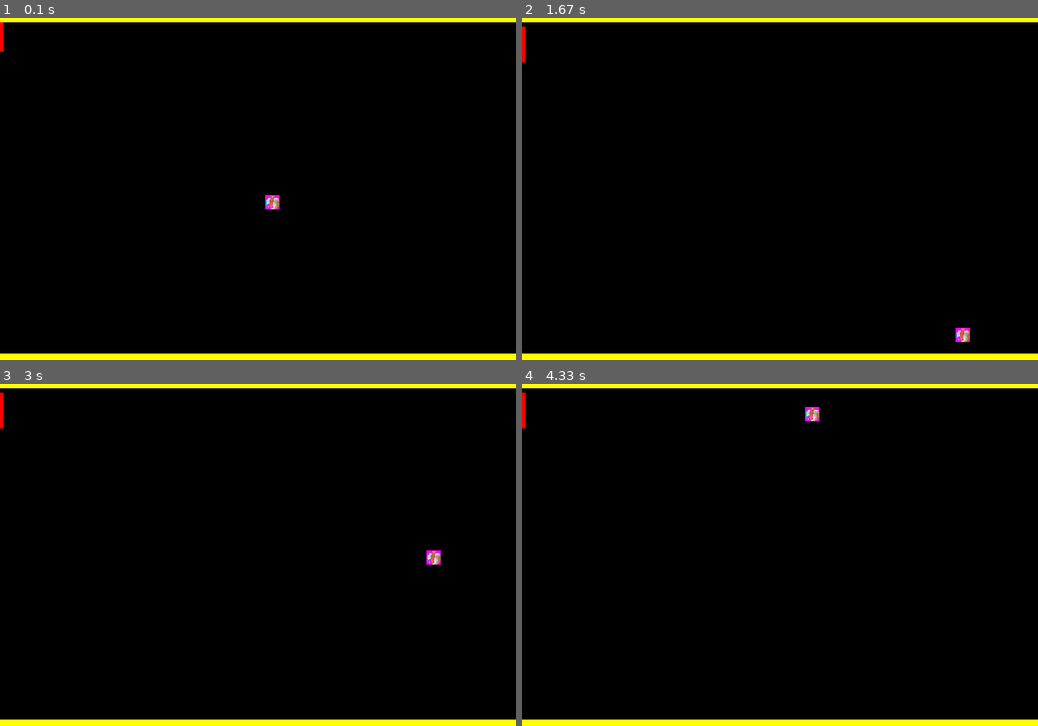
Above: before the commit, frames 1-4 (two rows, left to right).
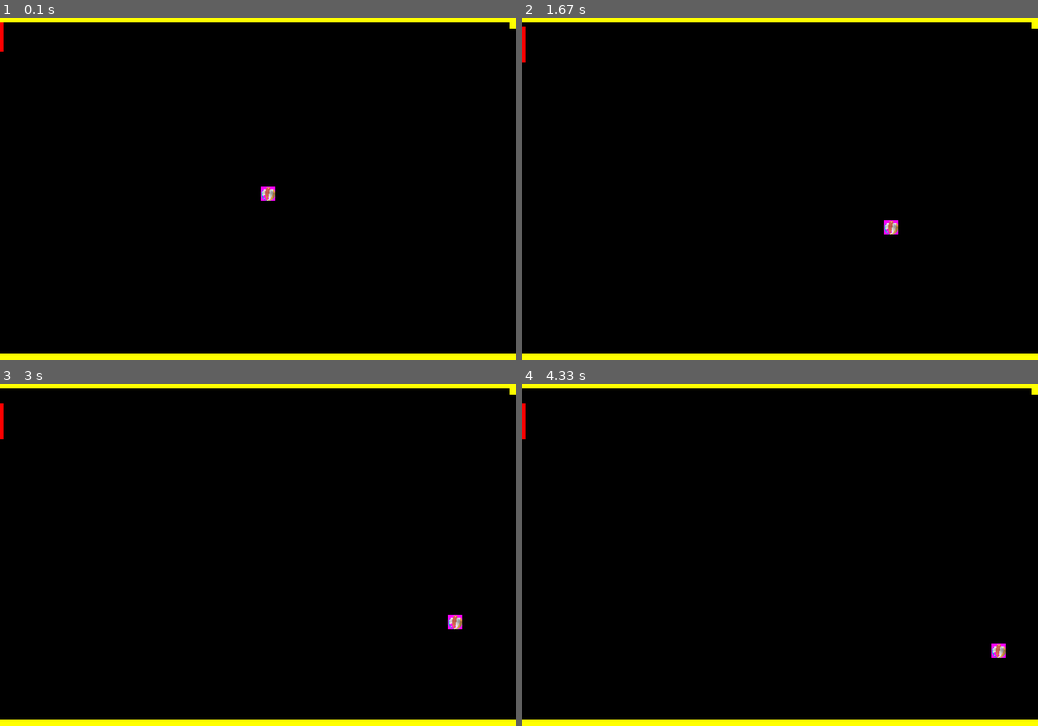
Above: after the commit, the same moments.

Repository: french-dev-tool/pygame_tute
Game: pygame game, started from pong/__main__.py
The game is run twice, just before and just after one commit, with the same random seed, the same clock (stepped at 60 frames per second) and the same inputs.
Inputs:
- Up to frame 1 (0.1 s): no input
- Up to frame 2 (1.67 s): hold W 0.33-0.8 s; hold S 0.83-1.3 s; hold W from 1.33 s (still down)
- Up to frame 3 (3 s): release W at 1.7 s; hold S 1.73-2.1 s; hold W 2.13-2.43 s; hold S 2.47-2.77 s; hold W from 2.8 s (still down)
- Up to frame 4 (4.33 s): release W at 3.17 s; hold S 3.2-3.57 s; hold W 3.6-3.9 s; hold S 3.93-4.23 s; hold W from 4.27 s (still down)

The runs differ from the first frame. In frame 1, 0.2% of the frame differs, in the area x 50-100%, y 1-56%; in frame 2, 0.3%; in frame 3, 0.3%, in the area x 0-100%, y 1-72%; in frame 4, 0.3%.

Commit message:
Add functionality to update score
    - Also implement collisions between ball and paddle

Diff:
--- a/pong/__main__.py
+++ b/pong/__main__.py
@@ -6,22 +6,27 @@
 import pygame.locals
 # from pygame import locals as pygame_locals
 # pylint: disable=no-name-in-module
-from pygame.constants import QUIT, KEYDOWN
+from pygame.constants import QUIT, KEYDOWN, KEYUP
 # pylint: enable=no-name-in-module
 
-from utils.constants import BOARD_HEIGHT, BOARD_WIDTH, BOARD_EDGE_MULTIPLIER, FPS
+from utils.constants import (
+    BOARD_HEIGHT,
+    BOARD_WIDTH,
+    BOARD_EDGE_MULTIPLIER,
+    BORDER_THICKNESS,
+    FPS
+)
 from paddle.paddle import Paddle
 from board.board import Board
 from ball.ball import Ball
 
-border_width = math.floor(BOARD_EDGE_MULTIPLIER * BOARD_HEIGHT)
 border_color = pygame.Color("yellow")
-player_one_color = pygame.Color("red")
+player_color = pygame.Color("red")
 player_two_color = pygame.Color("blue")
 
 
-def main():
-    """Handles all logic associated with playing the game solo or with an opponent
+def setup():
+    """Sets up the game for playing and initialises objects
     """
     print('Initialising...')
     # Setup pygame before creating all of our objects
@@ -31,32 +36,22 @@
     clock = pygame.time.Clock()
 
     screen = pygame.display.set_mode((BOARD_WIDTH, BOARD_HEIGHT))
-    border_t = pygame.draw.rect(screen, border_color,
-                                pygame.Rect((0, 0, BOARD_WIDTH, border_width)))
-
-    border_b_top_left = BOARD_HEIGHT - border_width
-    border_b = pygame.draw.rect(screen, border_color,
-                                pygame.Rect((0, border_b_top_left,
-                                             BOARD_WIDTH, border_width)))
+    player = Paddle(player_color)
+    ball = Ball()
 
     pygame.display.flip()
+    board = Board(screen=screen,
+                  player=player,
+                  ball=ball)
+    board.draw()
+    return board, clock
 
-    player_one = Paddle(1, player_one_color)
-    player_two = Paddle(2, player_two_color)
-    ball = Ball()
-    board = Board(screen,
-                  BOARD_HEIGHT,
-                  BOARD_WIDTH,
-                  border_t,
-                  border_b,
-                  player_one,
-                  player_two,
-                  ball)
 
-    print(player_one, board, ball)
-    board.draw()
-
-    # Main game loop
+def main():
+    """Handles all logic associated with playing the game solo or with an opponent
+    """
+    board, clock = setup()
+    # Main loop
     while True:
         ms_elapsed = clock.tick(FPS)
         for event in pygame.event.get():
@@ -64,12 +59,18 @@
                 # pylint: disable=no-member
                 pygame.quit()
                 # pylint: enable=no-member
-            if event.type == KEYDOWN:
+            elif event.type == KEYDOWN:
                 key = event.key
+                if key is pygame.locals.K_s:
+                    board.player.move_paddle(1)
                 if key is pygame.locals.K_w:
-                    player_one.move_paddle(0, 15)
+                    board.player.move_paddle(-1)
+            elif event.type == KEYUP:
+                key = event.key
                 if key is pygame.locals.K_s:
-                    player_one.move_paddle(1, 15)
+                    board.player.move_paddle(1)
+                if key is pygame.locals.K_w:
+                    board.player.move_paddle(-1)
         board.draw()
 
 
--- a/pong/ball/ball.py
+++ b/pong/ball/ball.py
@@ -10,7 +10,8 @@
     INITIAL_BALL_SPEED,
     INITIAL_BALL_POS,
     BOARD_WIDTH,
-    BOARD_HEIGHT
+    BOARD_HEIGHT,
+    BORDER_THICKNESS
 )
 
 
@@ -22,32 +23,37 @@
     def __init__(self):
         """Initialises the ball at x, y (0, 0), speed of (0, 0), and a
         radius of INITIAL_BALL_RAD pixels
+        Args:
+            board (board): The palying board that the ball belongs to
         """
+
         self.coords = INITIAL_BALL_POS
         self.diameter = 2 * INITIAL_BALL_RAD
-        self.speed = (5, 5)  # INITIAL_BALL_SPEED
+        self.speed = INITIAL_BALL_SPEED
         # V: 1 for down, -1 for up; H: 1 for right, -1 for left
         self.direction = {'V': 1, 'H': 1}
         self.color = (255, 0, 255)
         self.image = pygame.transform.scale(pygame.image.load(
-            join(abspath(getcwd()), 'pong', 'images', 'intro_ball.gif')).convert(),
-            (self.diameter, self.diameter))
+                        join(abspath(getcwd()), 'pong', 'images', 'intro_ball.gif')).convert(),
+                                            (self.diameter, self.diameter))
 
     def update(self):
         """Updates the position of the ball, and handles the logic for when
         the ball collides with the edges of the board
+
+        Reverses the direction when the ball's exceeds or meets the borders
+        or the bounds of the board either left or right, or up or down
         """
         old_coords = self.coords
         # Handle the horizontal movement of the ball
         if old_coords[0] + self.diameter >= BOARD_WIDTH or old_coords[0] <= 0:
             # Reverse the direction when we exceed or meet the bounds of the
-            # board either left or right
+            # board either left or right, or up or down
             self.direction['H'] = -(self.direction['H'])
 
         # Handle the vertical movement of the ball
-        if old_coords[1] + self.diameter >= BOARD_HEIGHT or old_coords[1] <= 0:
-            # Reverse the direction when we exceed or meet the bounds of the
-            # board either left or right
+        if (old_coords[1] + self.diameter >= BOARD_HEIGHT - BORDER_THICKNESS
+                or old_coords[1] <= 0 + BORDER_THICKNESS):
             self.direction['V'] = -(self.direction['V'])
 
         new_coords = (old_coords[0] + self.direction['H'] *
@@ -56,13 +62,19 @@
                       self.speed[1])
         self.coords = new_coords
 
+    def reverse_horizontal_direction(self):
+        """Reverses the ball's horizontal direction
+        """
+        self.direction['H'] = -(self.direction['H'])
+
     def get_image(self):
-        """Returns the pygame image object of the ball
+        """Returns a pygame image object of the ball
         """
         return self.image
 
     def get_rect(self):
-        """Returns a pygame Rect object at the currect positon and size of the ball
+        """Returns a pygame Rect object at the current positon and
+        size of the ball
         """
         ball_rect = pygame.Rect((self.coords), (self.diameter, self.diameter))
         return ball_rect
--- a/pong/board/board.py
+++ b/pong/board/board.py
@@ -1,56 +1,61 @@
 """Board class of the pong game
 """
 import pygame
+from utils.constants import BOARD_WIDTH, BOARD_HEIGHT, BORDER_THICKNESS
 
+border_color = pygame.Color("yellow")
+border_b_origin = (0, BOARD_HEIGHT - BORDER_THICKNESS)
+border_r_origin = (BOARD_WIDTH - BORDER_THICKNESS, 0 + BORDER_THICKNESS)
 
 class Board:
     """Board for the player or players to play on as a surface"""
 
-    def __init__(self, screen, height, width, border_t, border_b, player_one, player_two, ball):
+    def __init__(self, screen, player, ball):
         """Initialise the board with height and width specified in utils.constants"""
         self.screen = screen
-        self.height = height
-        self.width = width
-        self.border_t = border_t
-        self.border_b = border_b
-        self.player_one = player_one
-        self.player_two = player_two
-        if player_two is None:
-            self.player_count = 1
-        else:
-            self.player_count = 2
+        self.height = screen.get_height()
+        self.width = screen.get_width()
+        self.borders = {
+            't': pygame.draw.rect(self.screen, border_color,
+                                  pygame.Rect((0, 0),
+                                              (BOARD_WIDTH, BORDER_THICKNESS))),
+            'b': pygame.draw.rect(self.screen, border_color,
+                                  pygame.Rect(border_b_origin,
+                                              (BOARD_WIDTH, BORDER_THICKNESS))),
+            'r': pygame.draw.rect(self.screen, border_color,
+                                  pygame.Rect(border_r_origin,
+                                              (BOARD_HEIGHT - BORDER_THICKNESS,
+                                               BORDER_THICKNESS)))
+        }
+        self.player = player
         self.ball = ball
 
-    def update_score(self, ball_collided_with):
-        """Update the score of the paddle that opposes the side of the board
-        that the ball collides with
+    def determine_collision(self):
+        """Returns true if the ball collides with the paddle
         """
-        if ball_collided_with == 'left_wall':
-            # update right paddle
-            self.player_two.score = self.player_two.score + 1
-
-        else:
-            # update left paddle
-            self.player_one.score = self.player_one.score + 1
+        return self.player.get_rect().colliderect(self.ball.get_rect())
 
     def draw(self):
         """Draw the board, with paddles and ball
         """
         bg_color = pygame.Color("black")
-
         self.screen.fill(bg_color)
 
-        player_one_rect = self.player_one.get_rect()
+        player_rect = self.player.get_rect()
 
         self.ball.update()
         ball_rect = self.ball.get_rect()
 
-        pygame.draw.rect(self.screen, self.player_one.color, player_one_rect)
-        pygame.draw.rect(self.screen, pygame.Color("yellow"), self.border_t)
-        pygame.draw.rect(self.screen, pygame.Color("yellow"), self.border_b)
+        if self.determine_collision():
+            self.ball.reverse_horizontal_direction()
+            self.player.increment_score()
+
+        pygame.draw.rect(self.screen, self.player.color, player_rect)
+        pygame.draw.rect(self.screen, pygame.Color("yellow"), self.borders['t'])
+        pygame.draw.rect(self.screen, pygame.Color("yellow"), self.borders['b'])
+        pygame.draw.rect(self.screen, pygame.Color("yellow"), self.borders['r'])
 
         pygame.draw.rect(self.screen, self.ball.color, ball_rect)
-        # Blit the ball image on the ball rect
         self.screen.blit(self.ball.get_image(), ball_rect)
 
         pygame.display.flip()
--- a/pong/paddle/paddle.py
+++ b/pong/paddle/paddle.py
@@ -1,38 +1,41 @@
 """Creates and handles the logic for the Paddle class
 """
 import pygame
-from utils.constants import BOARD_WIDTH
-
+from utils.constants import BOARD_HEIGHT, BORDER_THICKNESS
 
 class Paddle:
     """Paddle for the player to hit the ball with.
 
-    Initialises the paddle at [0, 0] width a set width and height,
+    Initialises the paddle at (0, 0), with a set width and height,
     then returns the newly created object
     """
 
-    def __init__(self, player, color):
-        """Initialises the paddle at [0,0] with a starting width and height, and keeps
-        track of the player's current score
+    def __init__(self, color):
+        """Initialises the paddle at (0,0) with a starting width and height,
+        and keeps track of the player's current score
         """
         self.width = 5
         self.height = 50
-        if player == 1:
-            self.coords = [0, 0]
-        else:
-            self.coords = [BOARD_WIDTH - self.width, 0]
+        self.speed = 15
+        self.coords = (0, 0)
         self.score = 0
         self.color = color
 
-    def move_paddle(self, direction, distance):
-        """Moves the paddle some distance in the vertical axis as long as the paddle is
-        within the bounds of the board
+    def increment_score(self):
+        """Increments the player's score by one
         """
-        # + direction is downward, - direction is upward
-        if direction == 0:
-            self.coords[1] = self.coords[1] + distance
-        else:
-            self.coords[1] = self.coords[1] - distance
+        self.score = self.score + 1
+        print(self.score)
+
+    def move_paddle(self, direction):
+        """Moves the paddle some distance in the vertical axis as long as
+        the paddle is within the bounds of the board
+        """
+        old_coords = self.coords
+        # Update the position of the paddle when new pos is valid
+        new_coords = (old_coords[0], old_coords[1] + direction * self.speed)
+        if 0 + BORDER_THICKNESS < new_coords[1] and new_coords[1] + self.height < BOARD_HEIGHT - BORDER_THICKNESS:
+            self.coords = new_coords
 
     def get_rect(self):
         """Gets the paddle's current Rect.
--- a/pong/utils/constants.py
+++ b/pong/utils/constants.py
@@ -5,9 +5,10 @@
 
 BOARD_HEIGHT = 480
 BOARD_WIDTH = 720
-BOARD_EDGE_MULTIPLIER = 0.02  # Give 2% of screen size as edge
+BOARD_EDGE_MULTIPLIER = 0.02 # Give 2% of screen size as edge
+BORDER_THICKNESS = floor(BOARD_EDGE_MULTIPLIER * BOARD_HEIGHT)
 INITIAL_BALL_RAD = 10
 INITIAL_BALL_POS = (floor(BOARD_WIDTH / 2) - floor(INITIAL_BALL_RAD / 2),
                     floor(BOARD_HEIGHT / 2) - floor(INITIAL_BALL_RAD / 2))
-INITIAL_BALL_SPEED = (1, 0)  # Move rightward only
+INITIAL_BALL_SPEED = (3, 1)
 FPS = 30
